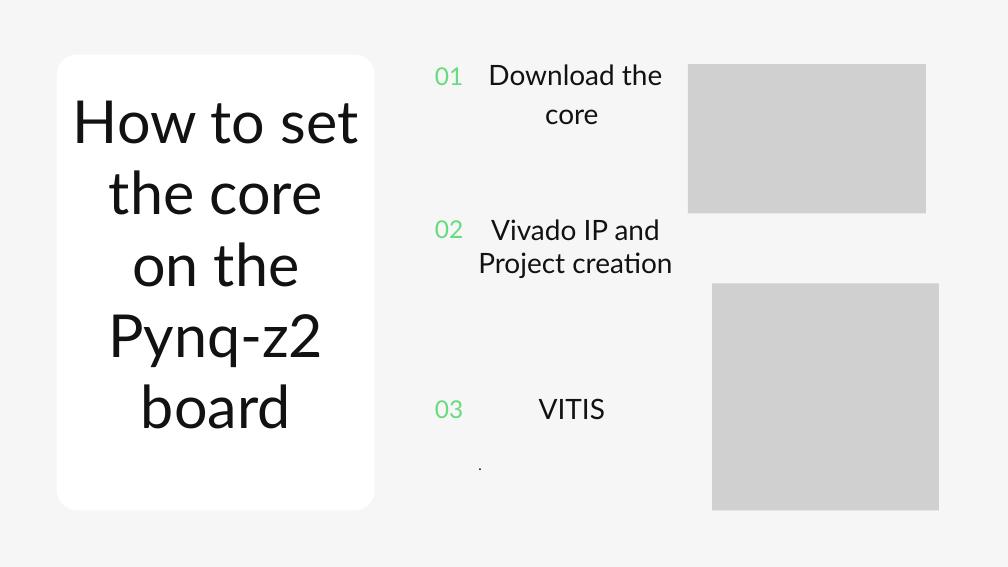
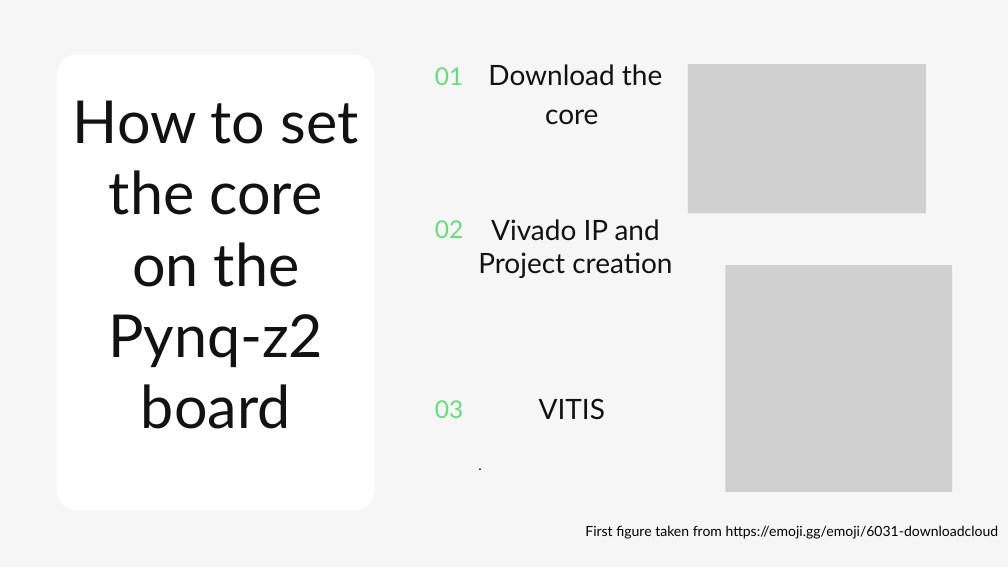
Before and after one commit to japanninja74/OS_aes-cryptocore-driver, a slide deck: slide 5 of docs/presentation.pptx (slide 4 before the commit). Drawn at 1008x567 pixels with LibreOffice and Linux fonts; fonts in the diff are those of the drawing; grey boxes stand for pictures. Boxes give left, top, right and bottom in pixels: in the first picture for what was removed or moved away, otherwise in the second. Text is boxed around its words. In the diff, an @@ line names an element or a change of style, - is before the commit and + after.

```diff
--- a/docs/presentation.pptx
+++ b/docs/presentation.pptx
@@ picture: place and size @@
-picture at bbox=[712, 283, 939, 510]
+picture at bbox=[725, 265, 952, 492]
@@ text added at bbox=[585, 525, 999, 539], 20 pt, text #000000 @@
+First figure taken from https://emoji.gg/emoji/6031-downloadcloud
```
Also in this commit, not shown: 14 other slides changed, 3 slides added, 1 slide removed.
